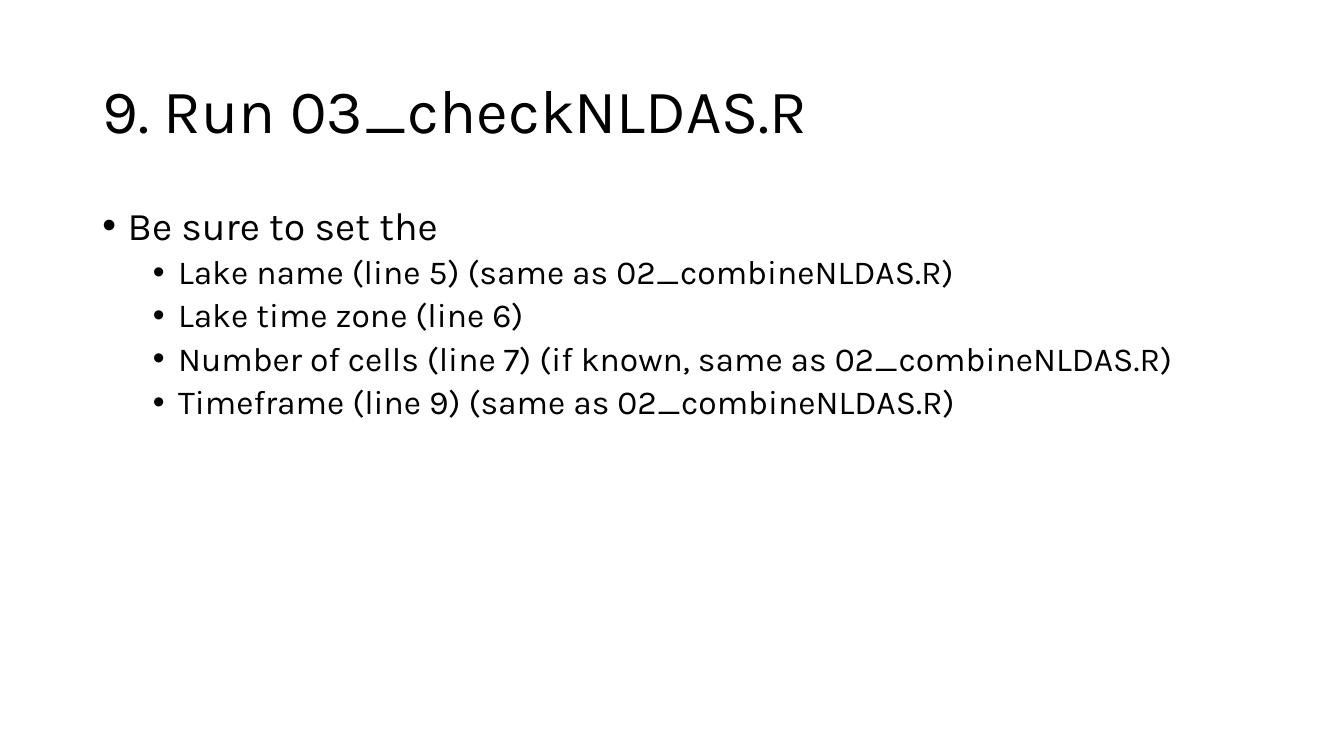
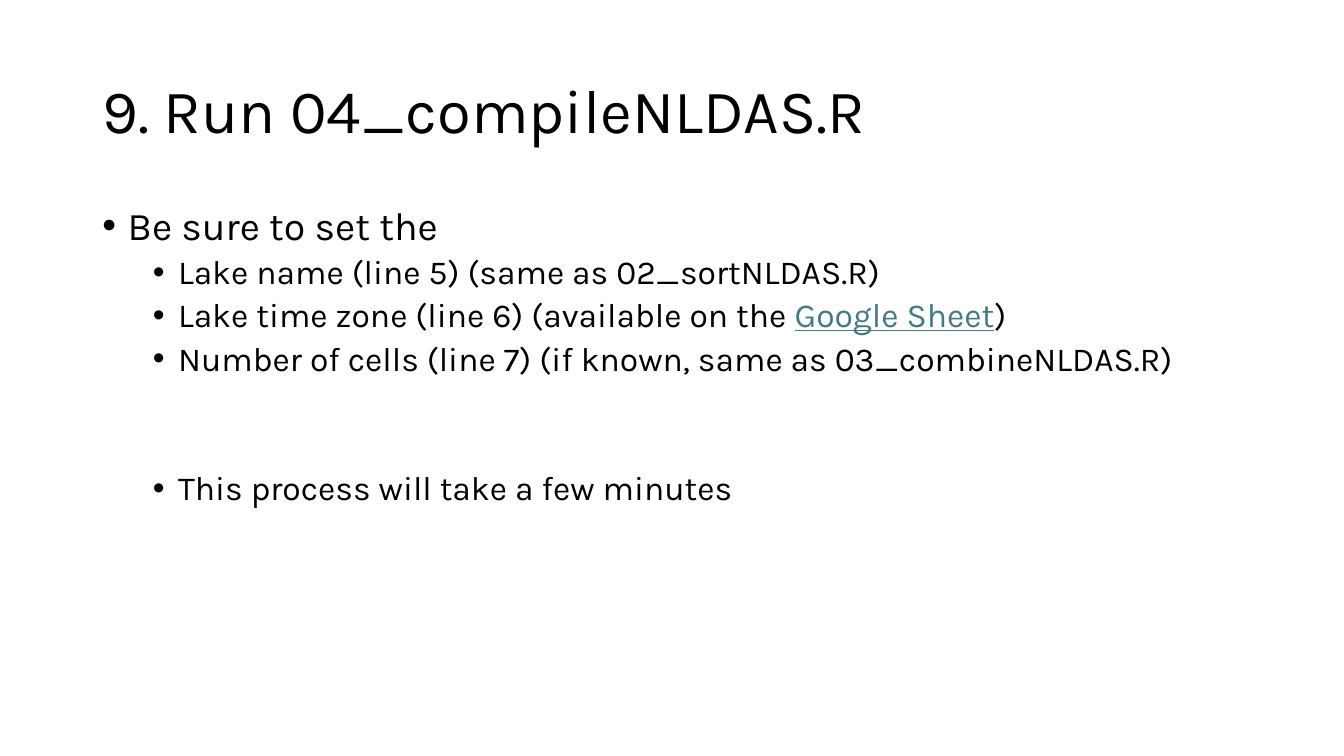
Before and after one commit to eco-kgml/NLDAS2_for_LakeGPT, a slide deck: slide 14 of How_to_NLDAS2 data.pptx (slide 13 before the commit). Drawn at 1344x756 pixels with LibreOffice and Linux fonts; fonts in the diff are those of the drawing. Boxes give left, top, right and bottom in pixels: in the first picture for what was removed or moved away, otherwise in the second. Text is boxed around its words. In the diff, an @@ line names an element or a change of style, - is before the commit and + after.

```diff
--- a/How_to_NLDAS2 data.pptx
+++ b/How_to_NLDAS2 data.pptx
@@ title at [102, 90, 864, 148]: text changed @@
-9. Run 03_checkNLDAS.R
+9. Run 04_compileNLDAS.R
@@ text at [178, 259, 1173, 508]: text changed @@
-  • Lake name (line 5) (same as 02_combineNLDAS.R)
-  • Lake time zone (line 6)
-  • Number of cells (line 7) (if known, same as 02_combineNLDAS.R)
-  • Timeframe (line 9) (same as 02_combineNLDAS.R)
+  • Lake name (line 5) (same as 02_sortNLDAS.R)
+  • Lake time zone (line 6) (available on the Google Sheet)
+  • Number of cells (line 7) (if known, same as 03_combineNLDAS.R)
+  • This process will take a few minutes
```
Also in this commit, not shown: 9 other slides changed, 2 slides added, 1 slide removed, 6 other files.
